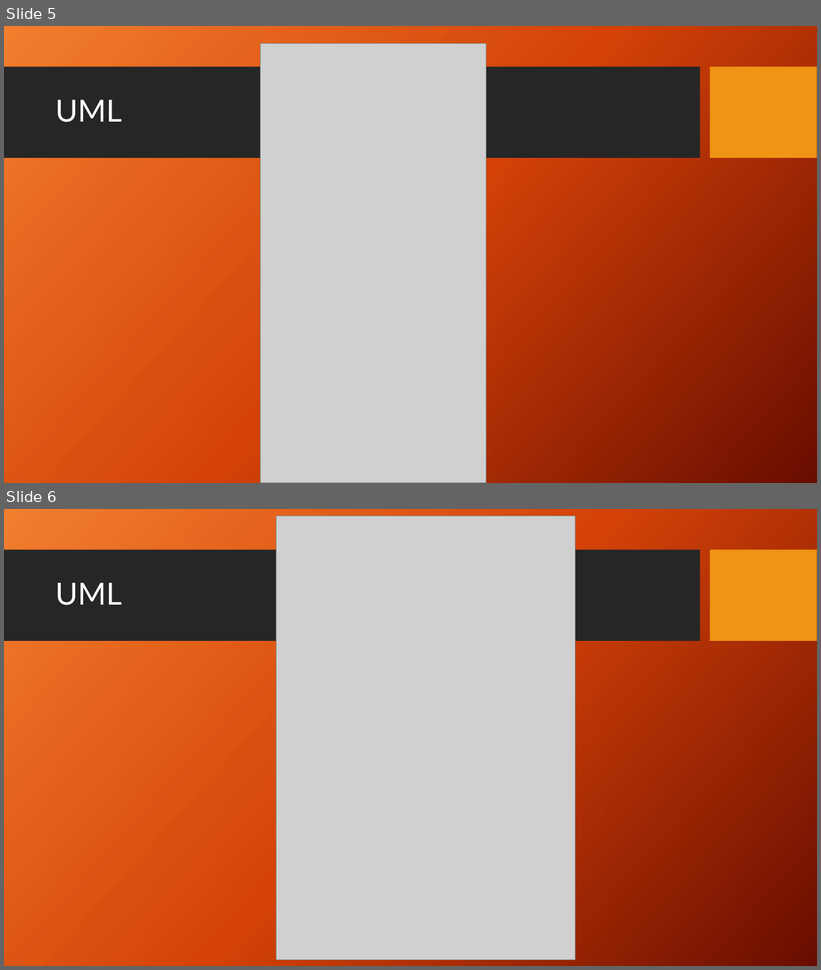
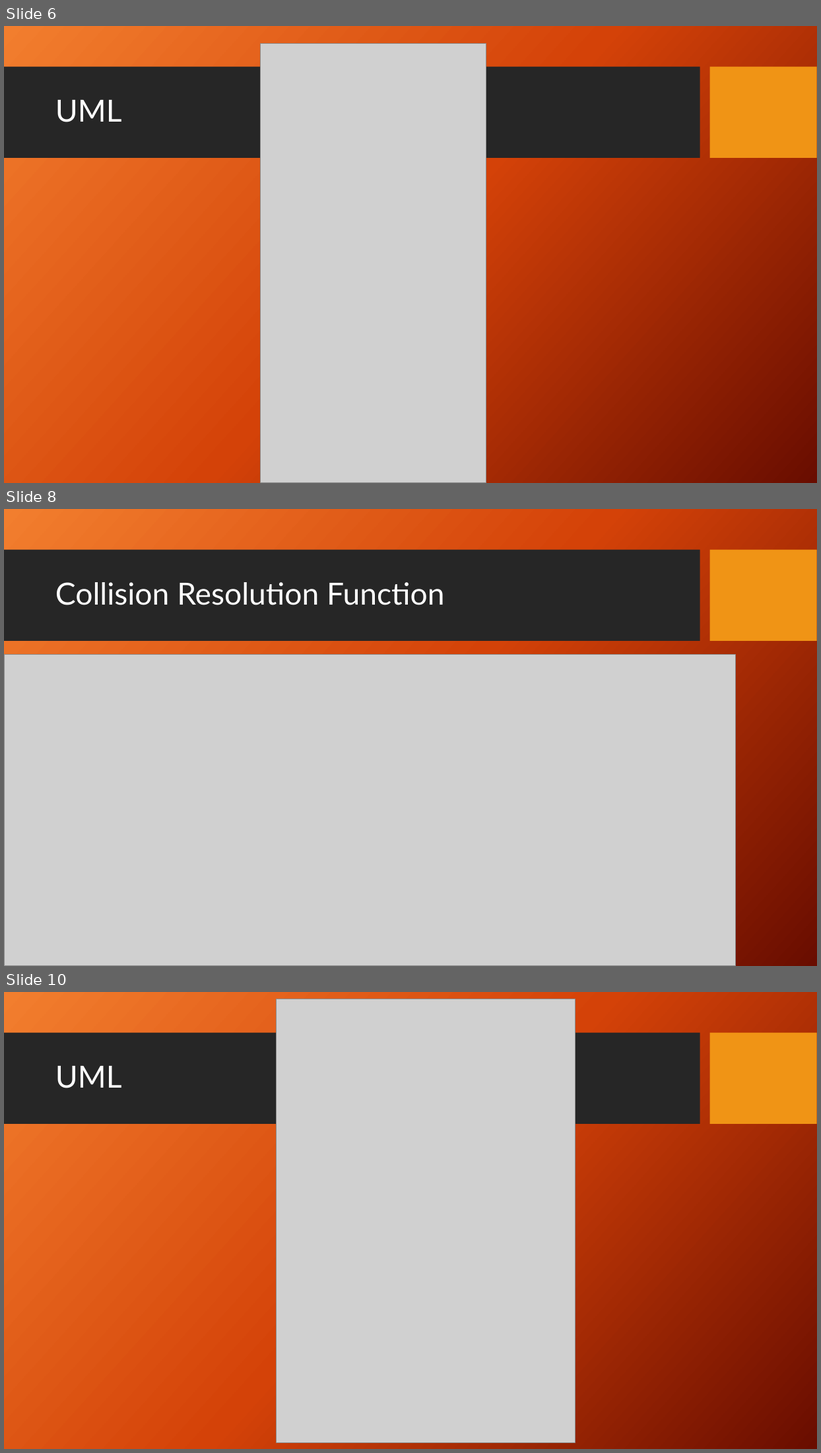
Before and after one commit to JayeWang/22C_Final_Project, a slide deck: 22C_Final_Project/TeamProjectPresentation.pptx. Shown one above the other, each under a label of ours: slides 5 and 6 before the commit, slides 6, 8 and 10 after it; the slides between them are not shown. The pictures are 821x970 and 821x1453 pixels, drawn with LibreOffice and Linux fonts; fonts in the diff are those of the drawing; grey boxes stand for pictures; background and template pictures are left out. Boxes give left, top, right and bottom in pixels: in the first picture for what was removed or moved away, otherwise in the second. Text is boxed around its words. In the diff, an @@ line names an element or a change of style, - is before the commit and + after.

```diff
--- a/22C_Final_Project/TeamProjectPresentation.pptx
+++ b/22C_Final_Project/TeamProjectPresentation.pptx
@@ slide 8 added at [4,509,817,966], background picture (left out); not listed: 2 template elements that a slide beside it also shows @@
@@ title added at [55,582,444,605], 36 pt, text #FFFFFF @@
+Collision Resolution Function
@@ picture added at [4,655,736,966] @@
@@ what was slide 5 is now slide 6 @@
@@ what was slide 6 is now slide 10 @@
```
Also in this commit, not shown: 1 slide changed, 3 other slides added, 1 slide removed, 2 other files.
